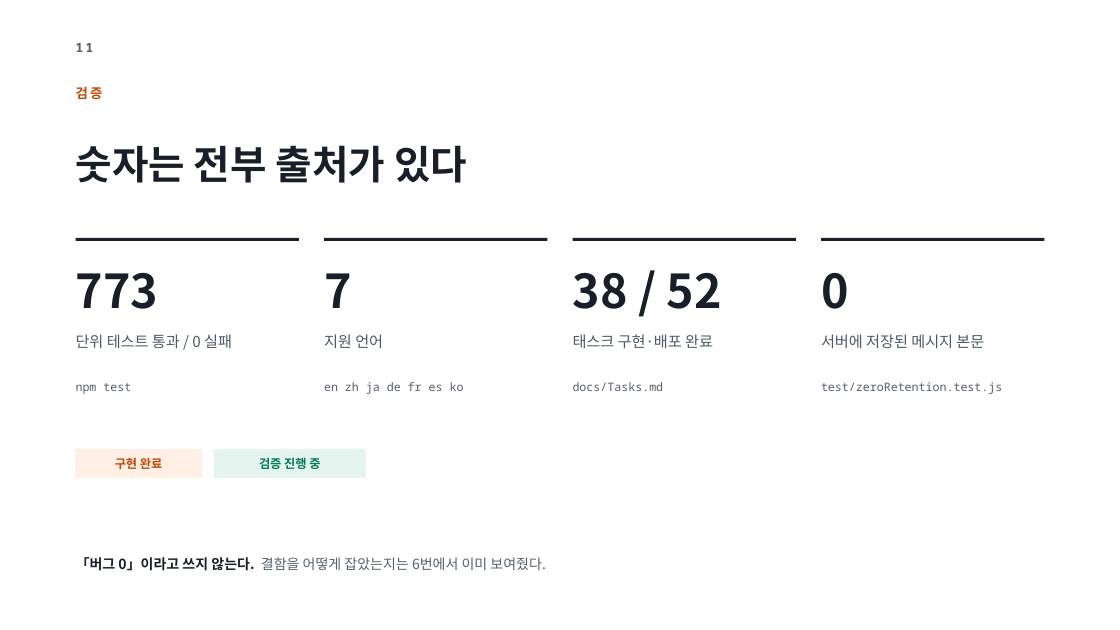
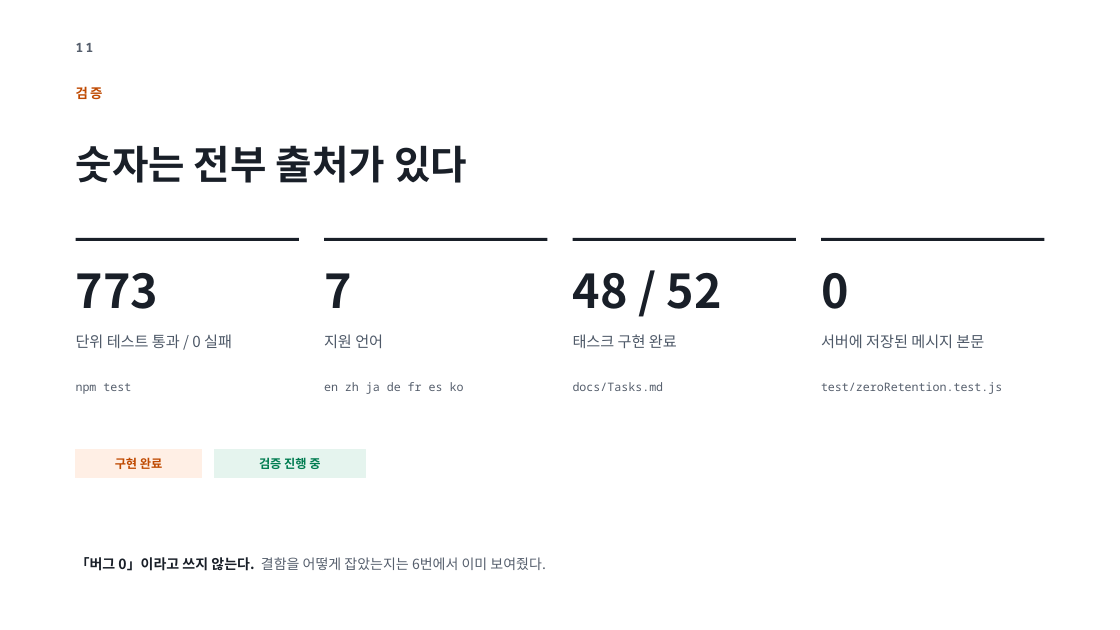
Before and after one commit to ssong2332/sai, a slide deck: slide 11 of docs/PitchDeck.pptx. Drawn at 1120x630 pixels with LibreOffice and Linux fonts; fonts in the diff are those of the drawing. Boxes give left, top, right and bottom in pixels: in the first picture for what was removed or moved away, otherwise in the second. Text is boxed around its words. In the diff, an @@ line names an element or a change of style, - is before the commit and + after.

```diff
--- a/docs/PitchDeck.pptx
+++ b/docs/PitchDeck.pptx
@@ text at bbox=[573, 273, 722, 309]: text changed @@
-38 / 52
+48 / 52
@@ text at bbox=[573, 334, 677, 348]: text changed @@
-태스크 구현·배포 완료
+태스크 구현 완료
```
Also in this commit, not shown: 2 other files.
